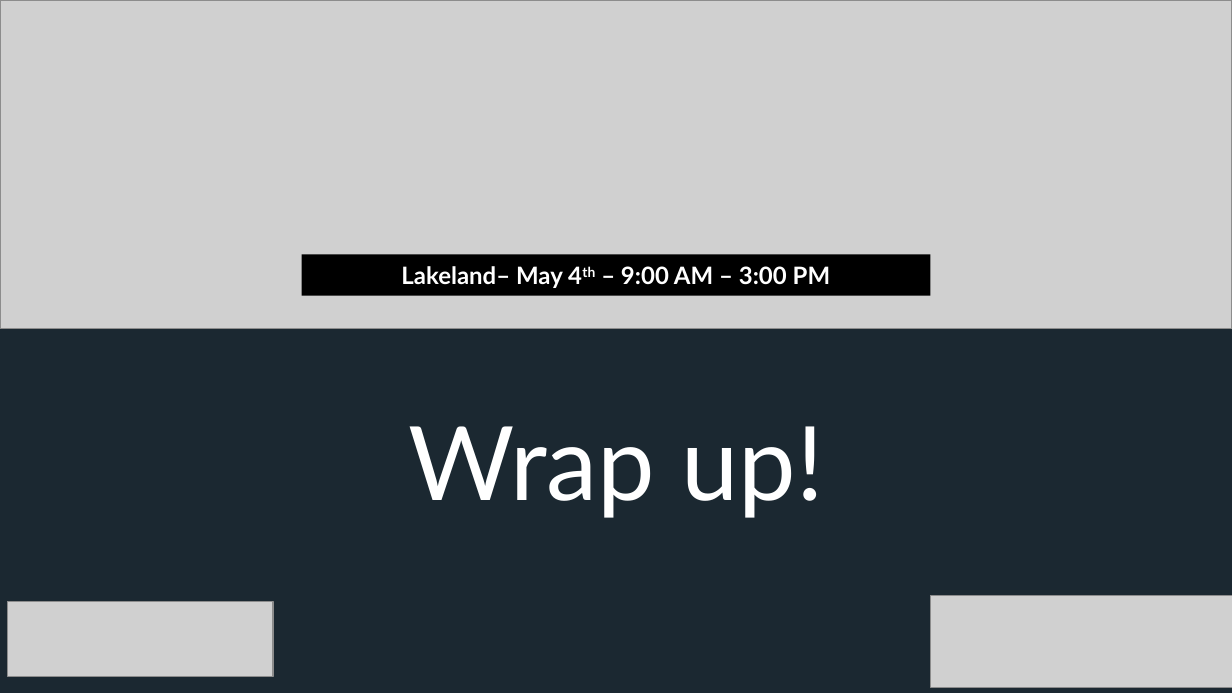
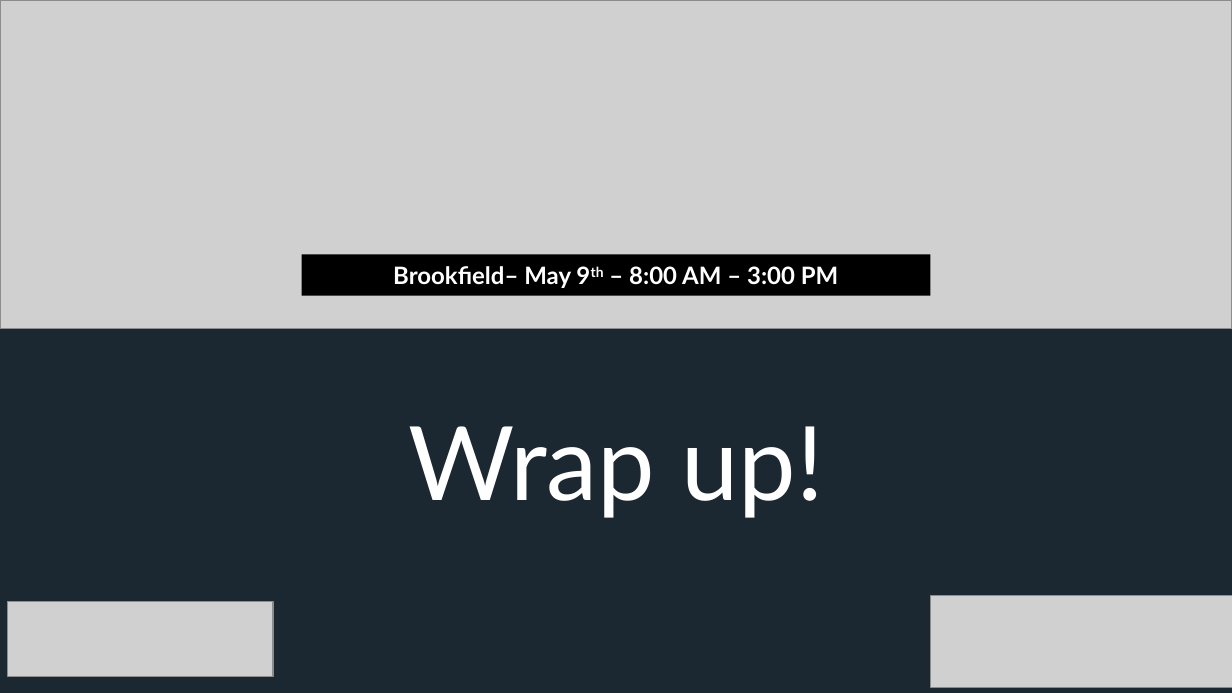
Before and after one commit to appalrpivotal/PCF-Workshop-ESI, a slide deck: slide 2 of presentations/6-Wrapup.pptx. Drawn at 1232x693 pixels with LibreOffice and Linux fonts; fonts in the diff are those of the drawing; grey boxes stand for pictures; background and template pictures are left out; a plain dark background stands for a picture behind light text. Boxes give left, top, right and bottom in pixels: in the first picture for what was removed or moved away, otherwise in the second. Text is boxed around its words. In the diff, an @@ line names an element or a change of style, - is before the commit and + after.

Commit message:
Brookfield Update

```diff
--- a/presentations/6-Wrapup.pptx
+++ b/presentations/6-Wrapup.pptx
@@ text in rectangle at (x1=393, y1=266, x2=839, y2=288): text changed @@
-Lakeland– May 4th – 9:00 AM – 3:00 PM
+Brookfield– May 9th – 8:00 AM – 3:00 PM
```
Also in this commit, not shown: 1 other slide changed, 1 other file.
